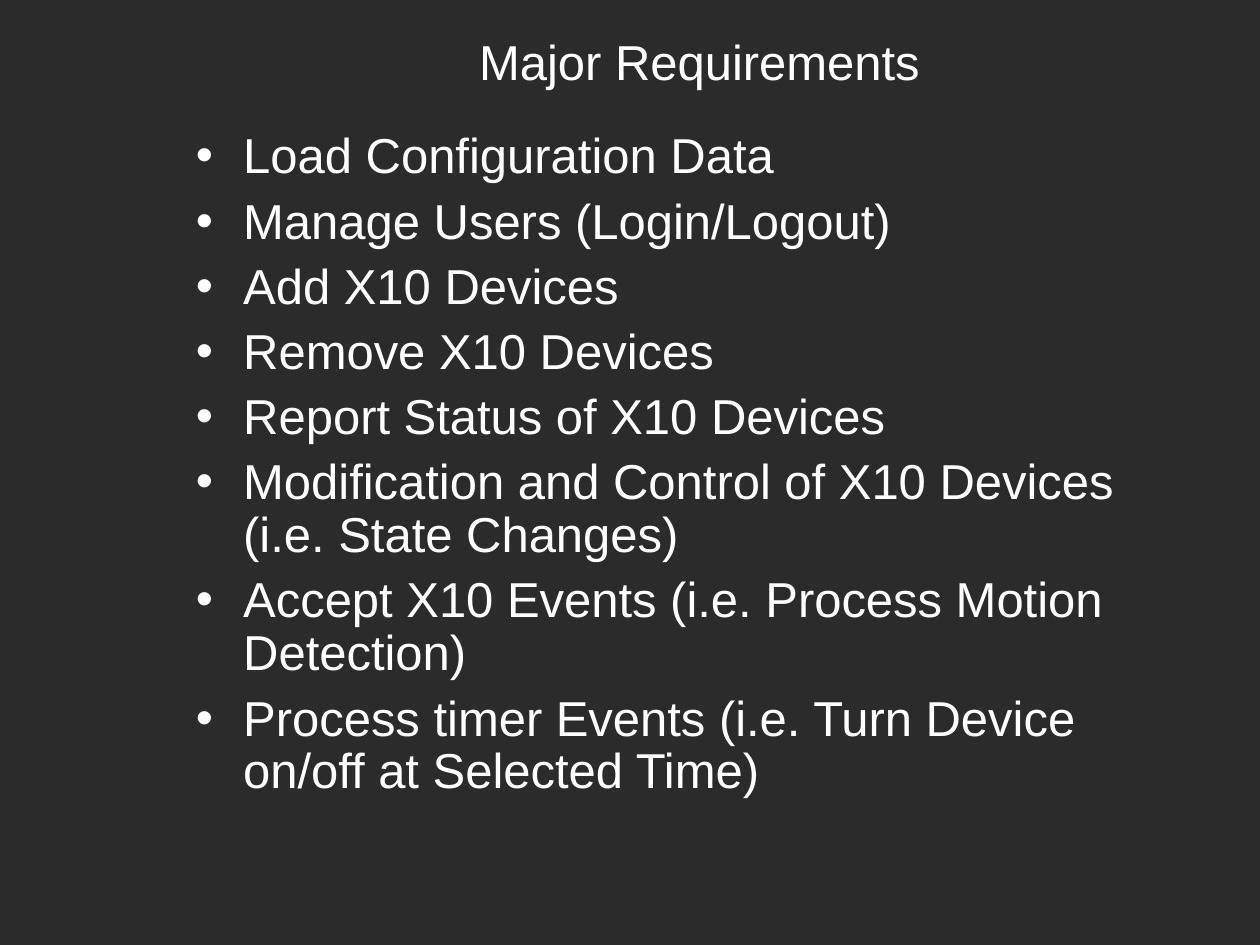
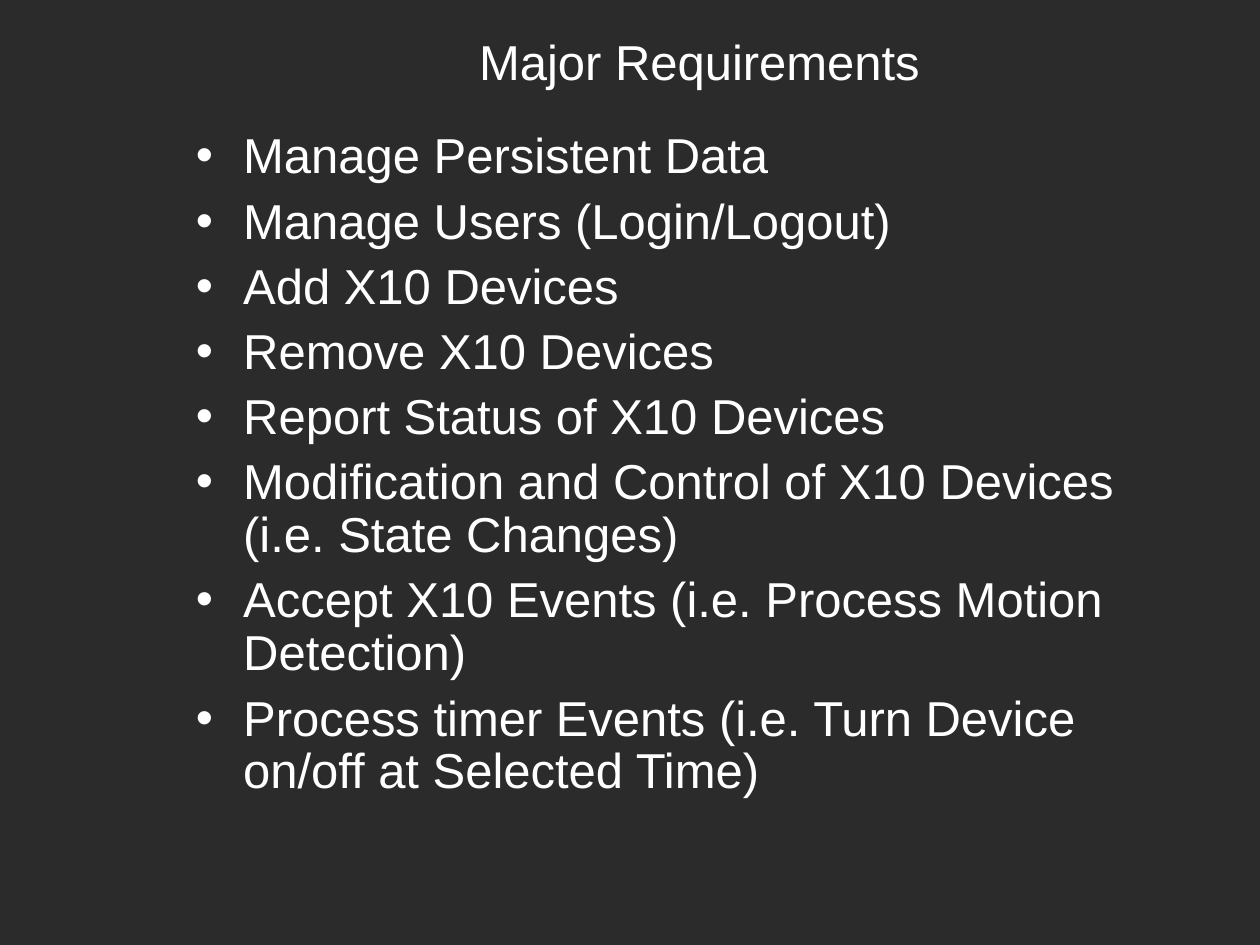
Before and after one commit to cchirag/easyx10, a slide deck: slide 4 of docs/HW/EasyX10 Project - CS673 - Fall 2008 v1.ppt (slide 5 before the commit). Drawn at 1260x945 pixels with LibreOffice and Linux fonts; fonts in the diff are those of the drawing; background and template pictures are left out; a plain dark background stands for a picture behind light text. Boxes give left, top, right and bottom in pixels: in the first picture for what was removed or moved away, otherwise in the second. Text is boxed around its words. In the diff, an @@ line names an element or a change of style, - is before the commit and + after.

```diff
--- a/docs/HW/EasyX10 Project - CS673 - Fall 2008 v1.ppt
+++ b/docs/HW/EasyX10 Project - CS673 - Fall 2008 v1.ppt
@@ text at (x1=243, y1=137, x2=768, y2=183): text changed @@
-• Load Configuration Data
+• Manage Persistent Data
```
Also in this commit, not shown: 12 other slides changed, 4 slides added, 10 slides removed.
